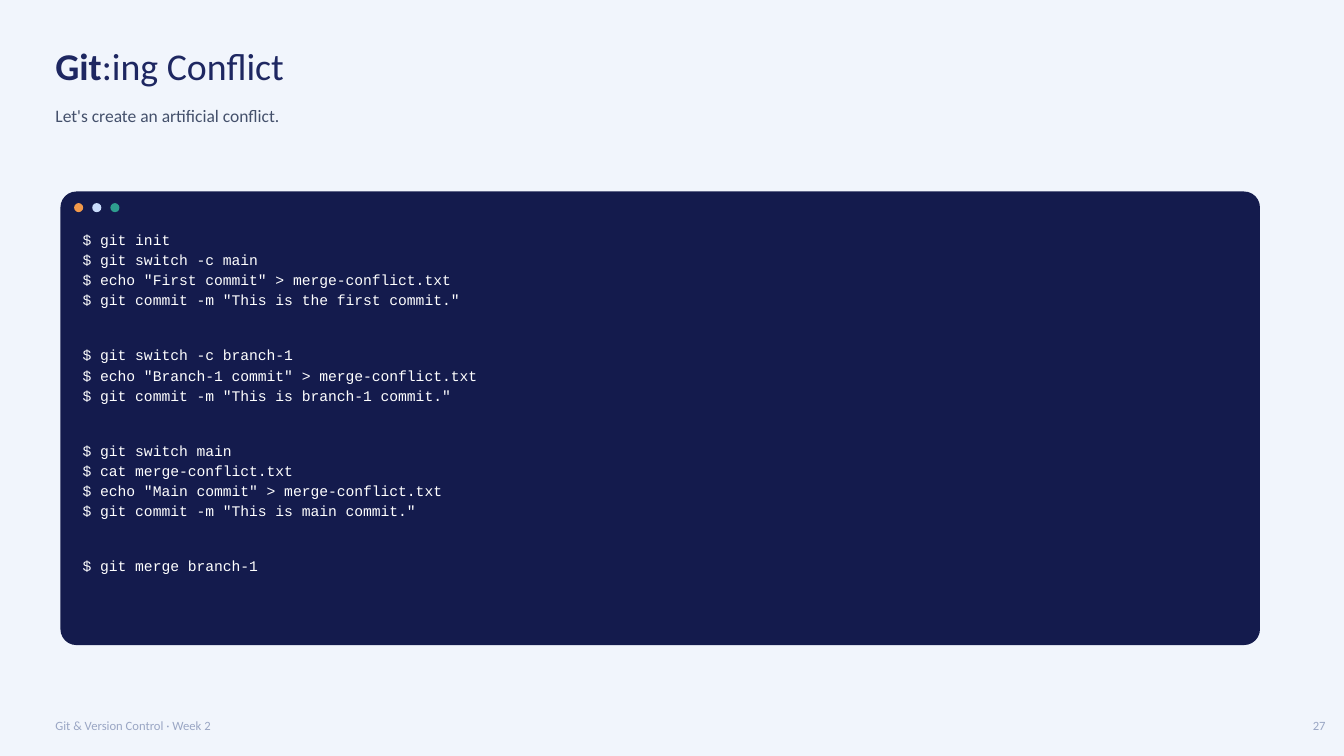
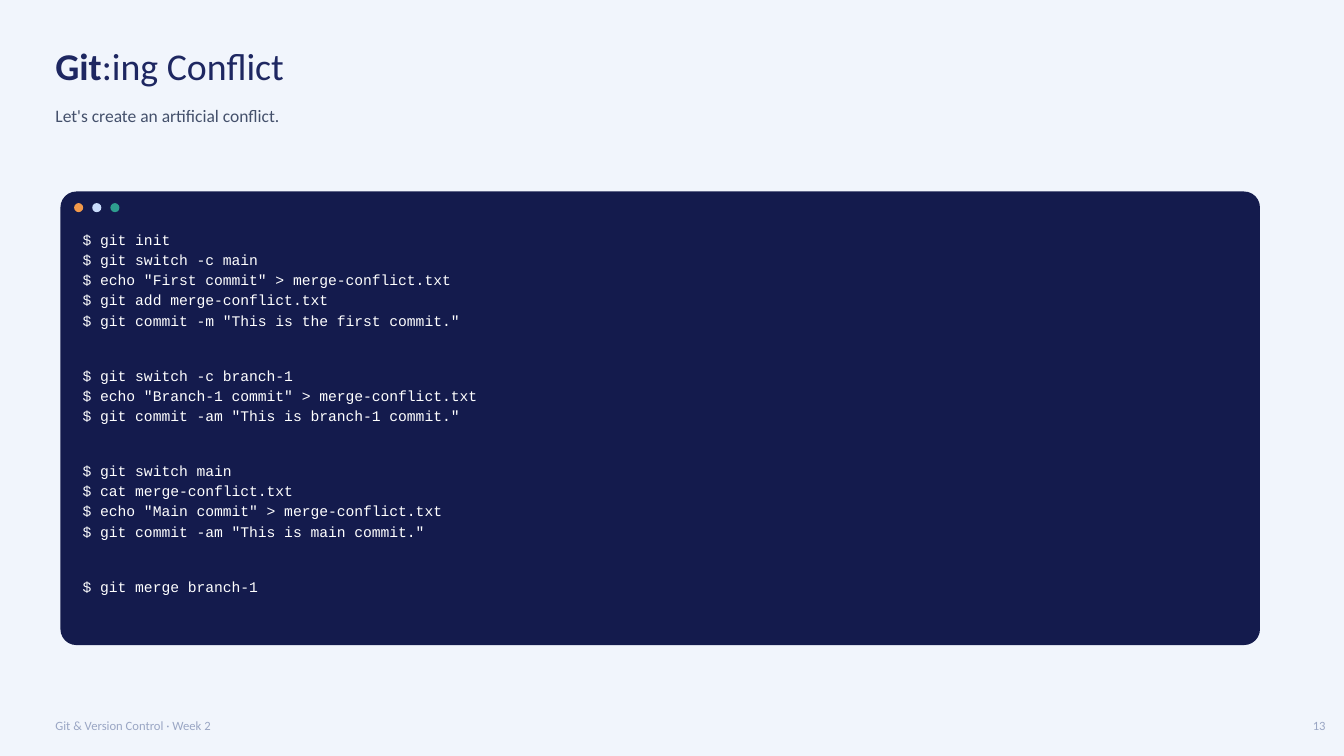
Before and after one commit to Md-Ruhul-Amin-Rony/Data-engineering-AI25, a slide deck: slide 13 of lectures/theory/Lecture3.1_Git.pptx (slide 27 before the commit). Drawn at 1344x756 pixels with LibreOffice and Linux fonts; fonts in the diff are those of the drawing. Boxes give left, top, right and bottom in pixels: in the first picture for what was removed or moved away, otherwise in the second. Text is boxed around its words. In the diff, an @@ line names an element or a change of style, - is before the commit and + after.

```diff
--- a/lectures/theory/Lecture3.1_Git.pptx
+++ b/lectures/theory/Lecture3.1_Git.pptx
@@ text at (100,295,328,308): paragraph added @@
+$ git add merge-conflict.txt
@@ text at (100,410,459,424): text changed @@
-$ git commit -m "This is branch-1 commit."
+$ git commit -am "This is branch-1 commit."
@@ text at (100,526,424,540): text changed @@
-$ git commit -m "This is main commit."
+$ git commit -am "This is main commit."
@@ text at (1313,722,1326,730): text changed @@
-27
+13
```
Also in this commit, not shown: 16 other slides changed, 20 slides removed, 5 other files.
